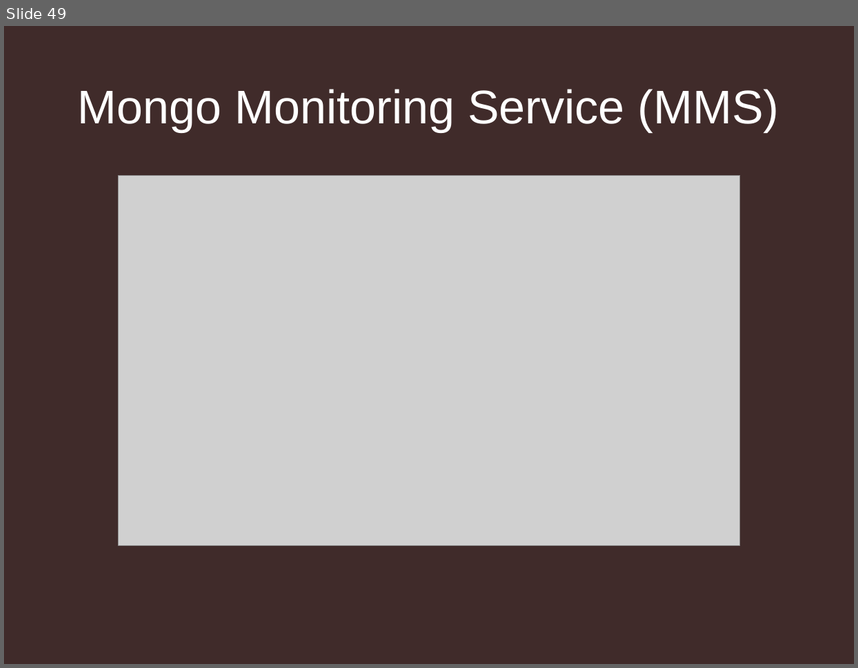
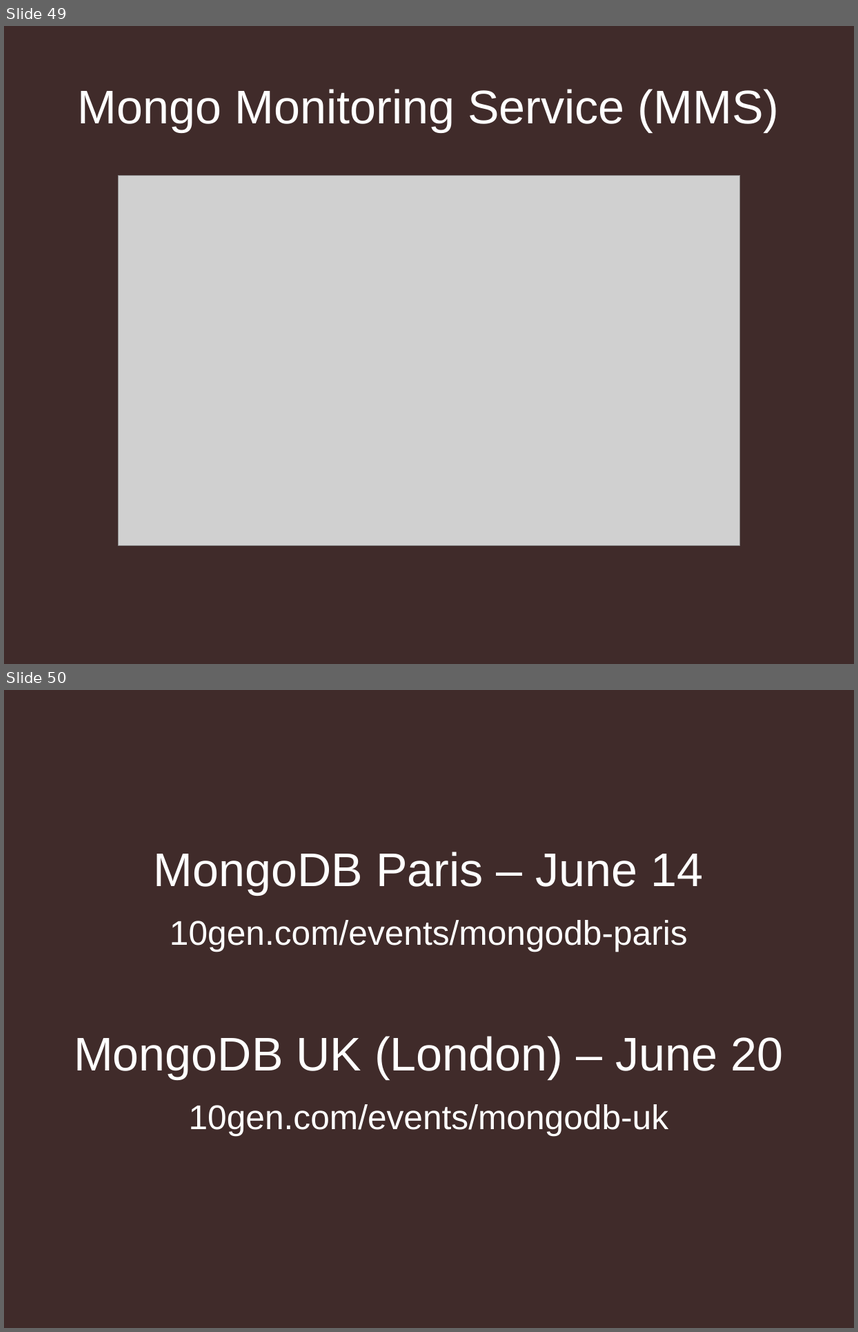
Before and after one commit to jmikola/slides, a slide deck: 20120607-symfony_live/mongodb/using_mongodb_responsibly.odp. Shown one above the other, each under a label of ours: slide 49 before the commit, slides 49 and 50 after it. The pictures are 858x668 and 858x1332 pixels, drawn with LibreOffice and Linux fonts; fonts in the diff are those of the drawing; grey boxes stand for pictures; background and template pictures are left out. Boxes give left, top, right and bottom in pixels: in the first picture for what was removed or moved away, otherwise in the second. Text is boxed around its words. In the diff, an @@ line names an element or a change of style, - is before the commit and + after.

Commit message:
Finishing touches on MongoDB slides

```diff
--- a/20120607-symfony_live/mongodb/using_mongodb_responsibly.odp
+++ b/20120607-symfony_live/mongodb/using_mongodb_responsibly.odp
@@ slide 50 added at (4, 690, 854, 1328), background #402B2A @@
@@ text added at (74, 851, 783, 1136), 32 pt, text #FFFFFF @@
+MongoDB Paris – June 14
+10gen.com/events/mongodb-paris
+MongoDB UK (London) – June 20
+10gen.com/events/mongodb-uk
```
Also in this commit, not shown: 3 slides changed, 1 other slide added, 2 other files.
